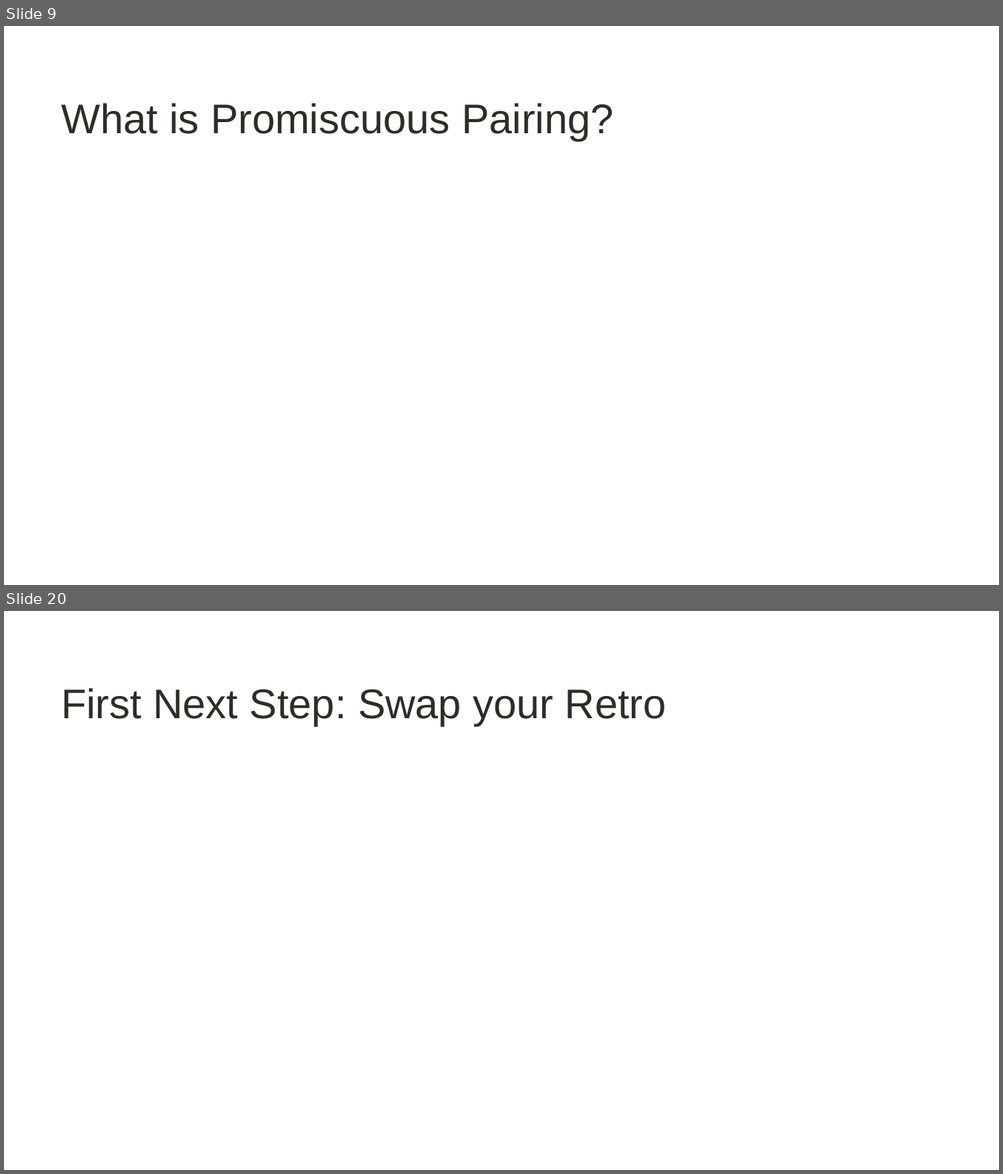
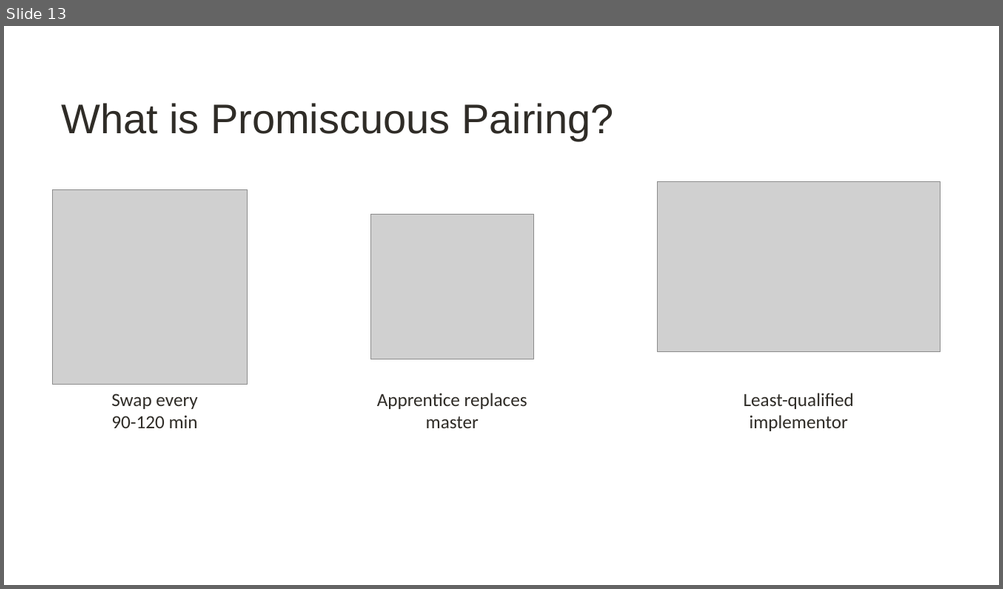
Before and after one commit to digdeeproots/talks, a slide deck: Decks/Craft2023-PromiscuousPairingBeginnerMind.pptx. Shown one above the other, each under a label of ours: slides 9 and 20 before the commit, slide 13 after it; the slides between them are not shown. The pictures are 1003x1174 and 1003x589 pixels, drawn with LibreOffice and Linux fonts; fonts in the diff are those of the drawing; grey boxes stand for pictures; background and template pictures are left out. Boxes give left, top, right and bottom in pixels: in the first picture for what was removed or moved away, otherwise in the second. Text is boxed around its words. In the diff, an @@ line names an element or a change of style, - is before the commit and + after.

Commit message:
(craft) Solid draft of everything, including resources page.

```diff
--- a/Decks/Craft2023-PromiscuousPairingBeginnerMind.pptx
+++ b/Decks/Craft2023-PromiscuousPairingBeginnerMind.pptx
@@ slide 20 removed at (4,611,999,1170), background #FFFFFF @@
@@ title removed at (61,688,666,726) @@
-First Next Step: Swap your Retro
@@ what was slide 9 is now slide 13 @@
@@ slide 13 changed as well @@
@@ picture added at (53,190,247,384) @@
@@ picture added at (657,182,939,352) @@
@@ picture added at (370,215,534,360) @@
@@ text added at (111,394,198,429), 18 pt, text #2F2C27 @@
+Swap every
+90-120 min
@@ text added at (377,393,527,429), 18 pt, text #2F2C27 @@
+Apprentice replaces master
@@ text added at (743,393,854,432), 18 pt, text #2F2C27 @@
+Least-qualified
+implementor
```
Also in this commit, not shown: 2 other slides changed, 22 slides added, 12 other slides removed, 1 other file.
